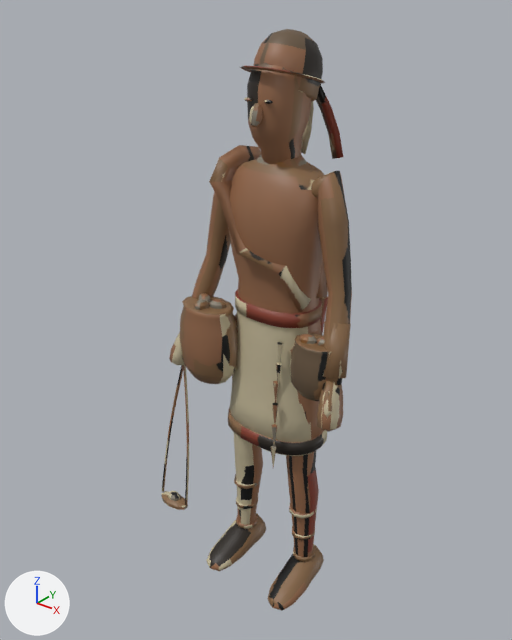
The FBX model Assets/Models/ArtBible/Enemies/Bronze/WallSlinger/WallSlinger.fbx, before and after one commit.
The view is the same before and after, from a 50 mm camera at (1.085, -1.452, 1.776) aimed at (-0.079, 0.004, 0.873). Every picture has the same lights, and +X, +Y and +Z are marked at lower left. The first picture is the older version.

The older version as bpy lines, for what is in view:
```python
me_wallslinger = bpy.data.meshes.new('WallSlinger')
me_wallslinger.from_pydata(...)  # 2274 vertices, 2160 faces; spans x -0.38..0.29, y -0.18..0.18, z 0.0..1.66
me_wallslinger.materials.append(mat_wallslinger)
ob_wallslinger = bpy.data.objects.new('WallSlinger', me_wallslinger)
ob_wallslinger.location = (0.0, 0.0, 0.0)
```
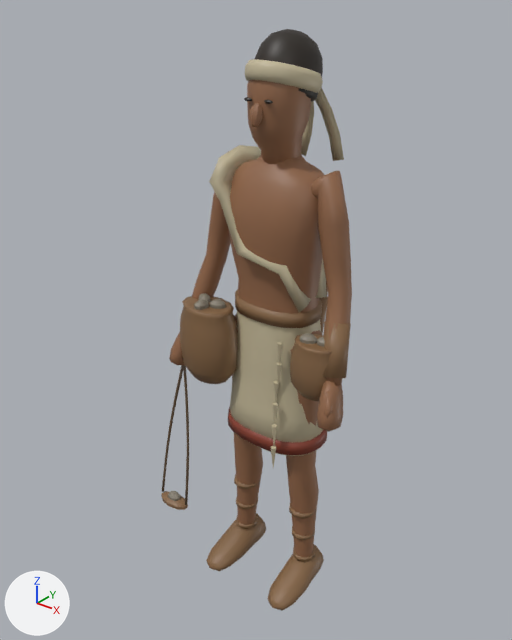
Changed parts and their boxes (x1, y1, x2, y2) in the pictures (512 x 640 px; the box of a moved part takes in the faces that stretch with it):
```json
{"part": 1, "of": "me_wallslinger", "change": "moved or reshaped", "before": [240, 66, 343, 159], "after": [245, 59, 344, 161]}
{"part": 2, "of": "me_wallslinger", "change": "surface changed", "before": [161, 29, 352, 611], "after": [161, 29, 352, 611]}
```

Edits to the scene script, one JSON object a line:
```json
{"block": "me_wallslinger", "where": "# used by ob_wallslinger; location = (0.0, 0.0, 0.0)"}
{"op": "remove", "block": "me_wallslinger", "code": "me_wallslinger.from_pydata(...)  # 2274 vertices, 2160 faces; spans x -0.38..0.29, y -0.18..0.18, z 0.0..1.66"}
{"op": "add", "block": "me_wallslinger", "code": "me_wallslinger.from_pydata(...)  # 2286 vertices, 2156 faces; spans x -0.38..0.29, y -0.18..0.19, z 0.0..1.66"}
{"block": "me_wallslinger", "change": "me_wallslinger part 1"}
{"block": "me_wallslinger", "change": "116 vertices are removed from x -0.1..0.1, y -0.11..0.18, z 1.4..1.59"}
{"block": "me_wallslinger", "change": "152 faces are deleted"}
{"block": "me_wallslinger", "change": "8 vertices in x -0.08..0.08, y 0.13..0.18, z 1.33..1.53 move by (0.0, 0.0, -0.01)"}
{"block": "me_wallslinger", "change": "7 vertices in x -0.05..0.05, y 0.13..0.18, z 1.4..1.53 move by (0.0, 0.01, -0.01)"}
{"block": "me_wallslinger", "change": "3 vertices in x -0.02..0.02, y 0.13..0.14, z 1.54 move by (0.0, 0.0, -0.02)"}
{"block": "me_wallslinger", "change": "16 vertices move from x -0.06..0.06, y 0.11..0.18, z 1.33..1.55 to x -0.06..0.06, y 0.11..0.19, z 1.33..1.55"}
{"block": "me_wallslinger", "change": "128 vertices are added at x -0.09..0.09, y -0.09..0.19, z 1.39..1.6"}
{"block": "me_wallslinger", "change": "148 new faces join them"}
{"block": "me_wallslinger", "change": "me_wallslinger part 2: 1897 kept faces spanning x -0.38..0.29, y -0.18..0.19, z 0.0..1.66 get new texture (UV) coordinates"}
```
